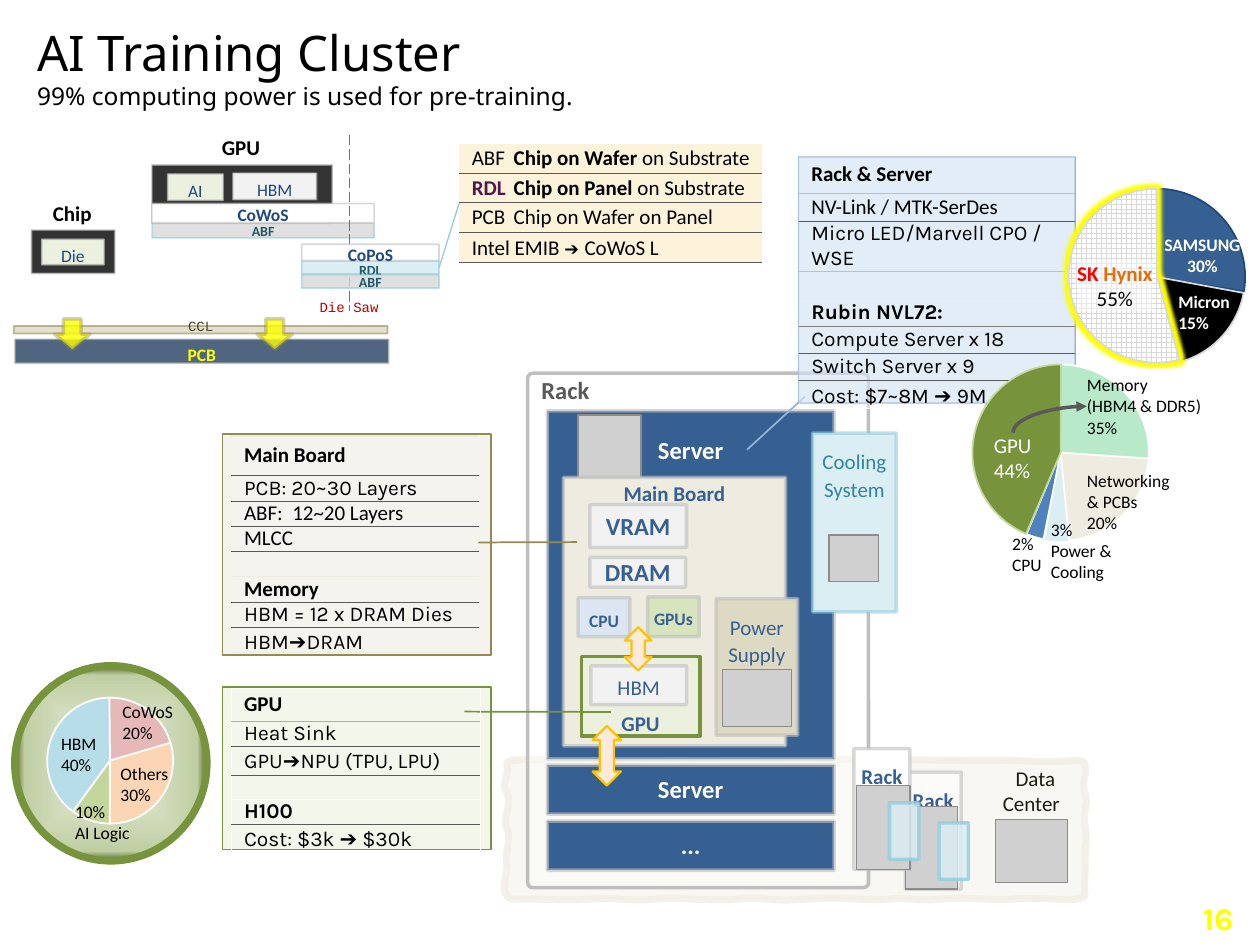
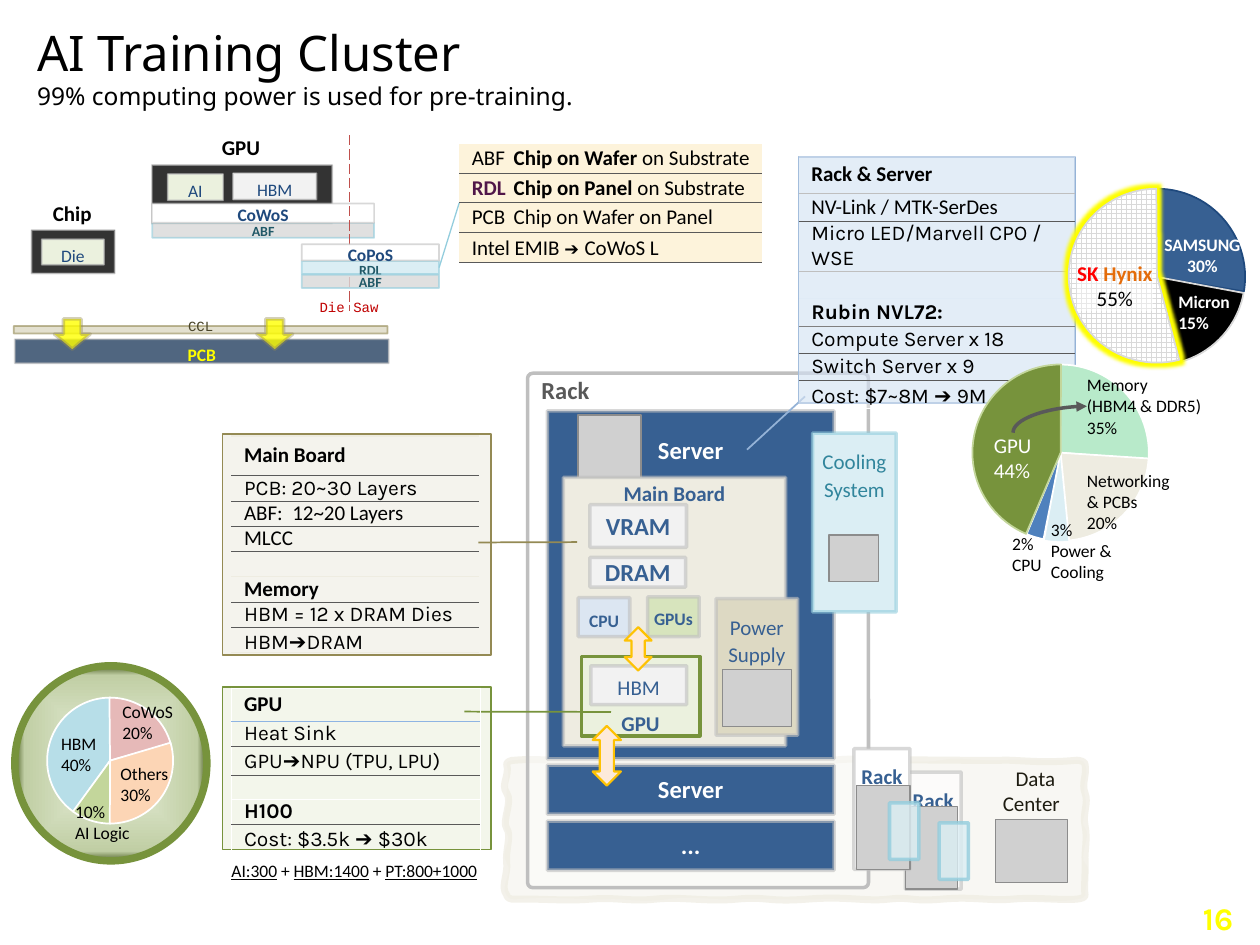
Before and after one commit to navibator/crazy-ai, a slide deck: slide 17 of gemma-v4.pptx. Drawn at 1260x945 pixels with LibreOffice and Linux fonts; fonts in the diff are those of the drawing; grey boxes stand for pictures; background and template pictures are left out. Boxes give left, top, right and bottom in pixels: in the first picture for what was removed or moved away, otherwise in the second. Text is boxed around its words. In the diff, an @@ line names an element or a change of style, - is before the commit and + after.

```diff
--- a/gemma-v4.pptx
+++ b/gemma-v4.pptx
@@ table at [232, 688, 480, 854] @@
-row 6, column 1: Cost: $3k ➔ $30k
+row 6, column 1: Cost: $3.5k ➔ $30k
@@ text added at [231, 865, 477, 880], 10 pt, text #000000, underline @@
+AI:300 + HBM:1400 + PT:800+1000
```
Also in this commit, not shown: 2 other slides changed, 4 slides removed, 2 other files.
